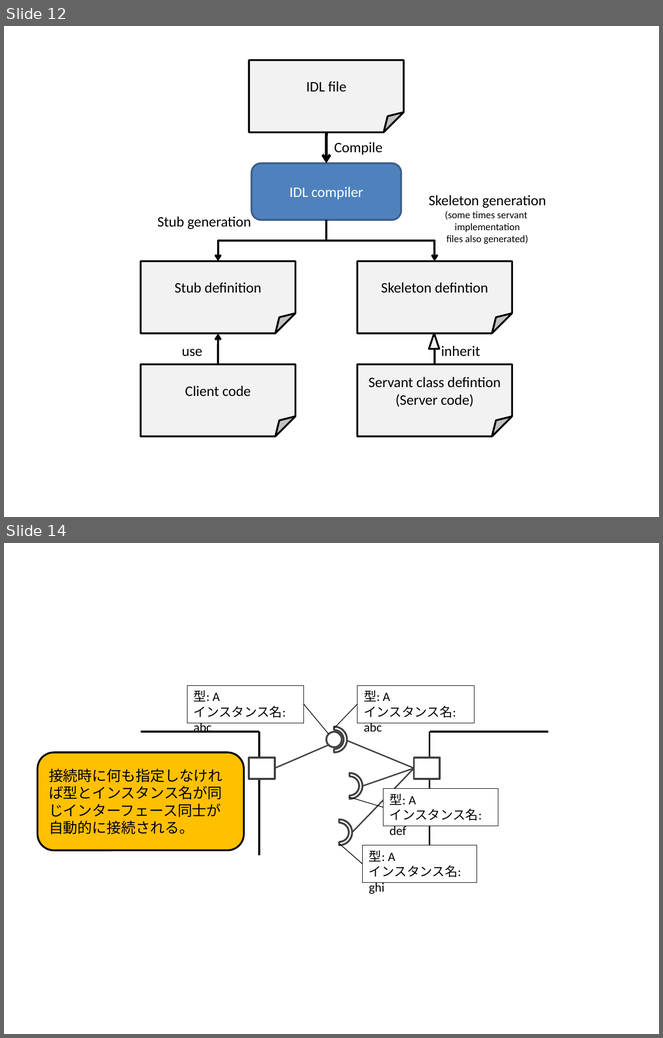
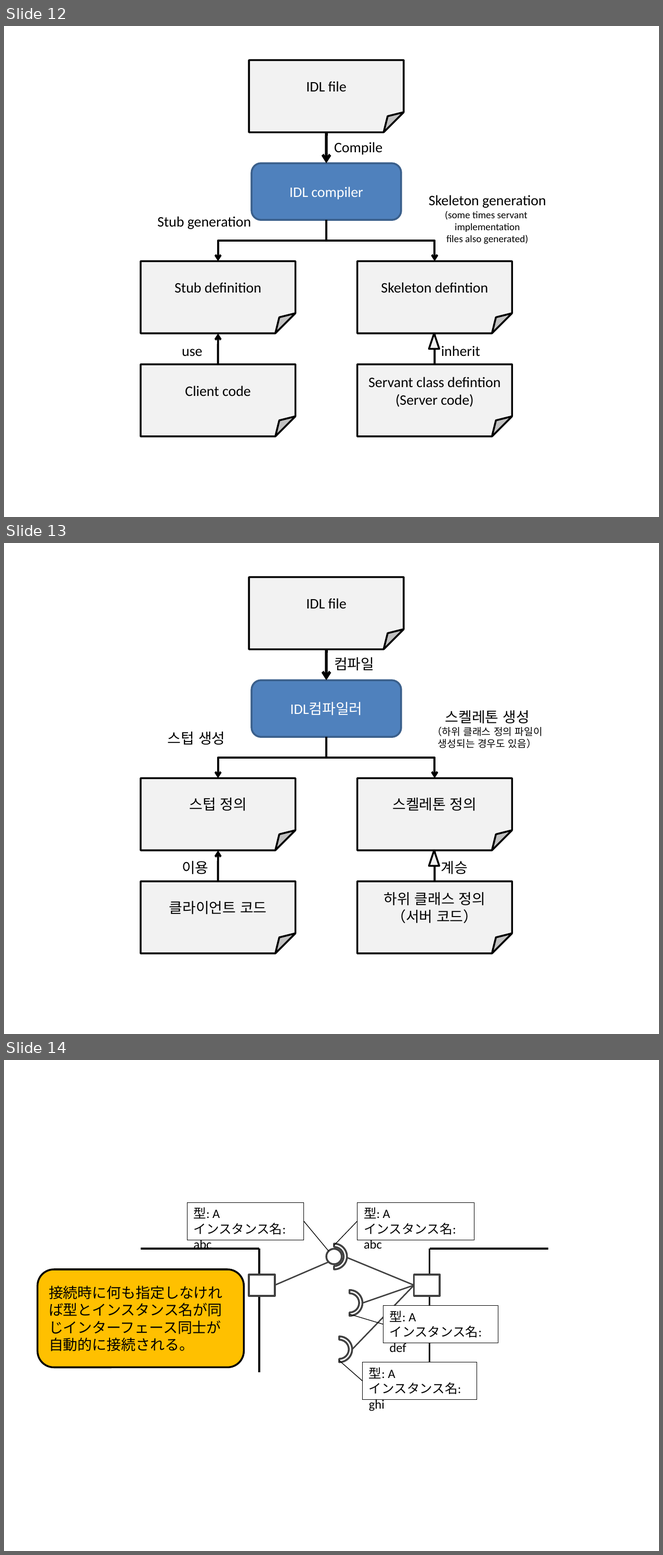
Before and after one commit to kkunita/openrtm.org, a slide deck: Documents/03_DevelopersGuide/01_Basic_RTC_Programming/03_ServciePort/ServicePort_Basic.pptx. Shown one above the other, each under a label of ours: slides 12 and 14 before the commit, slides 12, 13 and 14 after it; the slides between them are not shown. The pictures are 663x1038 and 663x1555 pixels, drawn with LibreOffice and Linux fonts; fonts in the diff are those of the drawing. Boxes give left, top, right and bottom in pixels: in the first picture for what was removed or moved away, otherwise in the second. Text is boxed around its words. In the diff, an @@ line names an element or a change of style, - is before the commit and + after.

```diff
--- a/Documents/03_DevelopersGuide/01_Basic_RTC_Programming/03_ServciePort/ServicePort_Basic.pptx
+++ b/Documents/03_DevelopersGuide/01_Basic_RTC_Programming/03_ServciePort/ServicePort_Basic.pptx
@@ slide 13 added at box(4, 543, 659, 1034), background #FFFFFF @@
@@ folded corner added at box(249, 577, 404, 649), fill #F2F2F2, outline #000000 2 pt, 16 pt, text #000000 @@
+IDL file
@@ arrow added from (326, 649) to (326, 681), #000000 3 pt @@
@@ text added at box(334, 657, 374, 671), 16 pt, text #000000 @@
+컴파일
@@ rounded rectangle added at box(252, 681, 401, 737), fill #4F81BD, outline #3A5F8C 2 pt, 16 pt, text #FFFFFF @@
+IDL컴파일러
@@ text added at box(432, 710, 543, 748), 11 pt, text #000000 @@
+스켈레톤 생성
+（하위 클래스 정의 파일이
+생성되는 경우도 있음）
@@ text added at box(168, 732, 225, 745), 16 pt, text #000000 @@
+스텁 생성
@@ elbow arrow added from (326, 737) to (218, 778), #000000 2.25 pt @@
@@ elbow arrow added from (326, 737) to (435, 778), #000000 2.25 pt @@
@@ folded corner added at box(141, 778, 296, 850), fill #F2F2F2, outline #000000 2 pt, 16 pt, text #000000 @@
+스텁 정의
@@ folded corner added at box(357, 778, 512, 850), fill #F2F2F2, outline #000000 2 pt, 16 pt, text #000000 @@
+스켈레톤 정의
@@ arrow added from (218, 882) to (218, 851), #000000 2.25 pt @@
@@ triangle added at box(429, 850, 440, 866), fill #F2F2F2, outline #000000 2 pt @@
@@ line added from (435, 882) to (435, 851), #000000 2.25 pt @@
@@ text added at box(182, 861, 208, 875), 16 pt, text #000000 @@
+이용
@@ text added at box(441, 861, 468, 875), 16 pt, text #000000 @@
+계승
@@ folded corner added at box(141, 882, 296, 954), fill #F2F2F2, outline #000000 2 pt, 16 pt, text #000000 @@
+클라이언트 코드
@@ folded corner added at box(357, 882, 512, 954), fill #F2F2F2, outline #000000 2 pt, 16 pt, text #000000 @@
+하위 클래스 정의
+（서버 코드）
```
Also in this commit, not shown: 4 slides changed, 3 other slides added, 4 slides removed, 15 other files.
